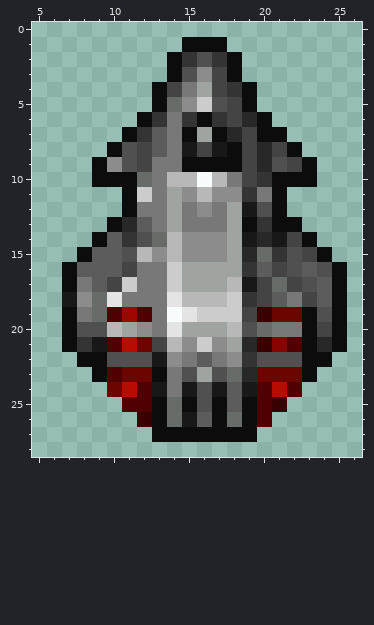
One commit to this pixel-art sprite: X/Data/Textures/Sprites/Ship/Ship.png. The picture above was drawn from the file before the commit.
The file is 32x32 pixels. Colours within 5 levels of each other are drawn and written as one. Shown: x 5..26, y 0..28.
After the commit:
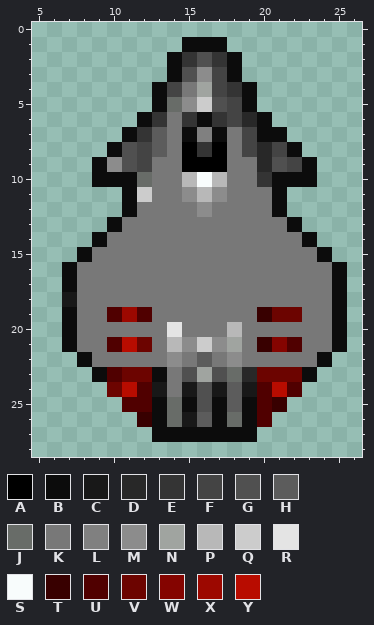
Palette (. is transparent): A #000000  B #0c0c0c  C #181818  D #282828  E #343434  F #444444  G #505050  H #5c5c5c  J #686c68  K #787878  L #808080  M #8c8c8c  N #a0a4a0  P #b8b8b8  Q #cccccc  R #e4e4e4  S #f8fcfc  T #380000  U #500000  V #6c0400  W #840400  X #9c0800  Y #b80c00
Changes in this commit:
The author changed colour B to colour A in row 9 at x 15 to 17.
The author changed colour C to colour A in row 8 at x 15 and 17.
The author changed colour F to colour E in row 8 at x 16.
The author changed colour B to colour K in rows 8 to 9 at x 18; in row 13 at x 19 and 21; in rows 19 to 21 at x 23; in row 22 at x 9 and 23.
The author changed colour C to colour K in row 12 at x 19; in row 14 at x 19 and 21; in row 17 at x 19; in row 21 at x 9; in row 22 at x 13.
The author changed colour D to colour K in row 7 at x 18; in row 13 at x 11; in row 14 at x 20; in row 15 at x 19; in row 21 at x 19 and 24.
The author changed colour E to colour K in row 11 at x 19; in row 13 at x 20; in row 14 at x 11; in row 15 at x 21; in row 16 at x 19; in row 18 at x 19.
The author changed colour E to colour K in row 21 at x 8; in row 22 at x 19.
The author changed colour F to colour K in rows 9 to 10 at x 19; in row 14 at x 22; in row 15 at x 23; in row 16 at x 11 and 21; in row 17 at x 10, 20 and 22; in row 18 at x 20 and 23.
The author changed colour F to colour K in row 19 at x 19; in row 20 at x 24; in row 21 at x 13.
The author changed colour G to colour K in row 12 at x 20; in row 14 at x 12; in row 15 at x 11 and 22; in row 16 at x 22 and 24; in row 17 at x 23; in row 19 at x 24.
The author changed colour G to colour K in row 20 at x 8 to 9 and 19; in row 22 at x 10 to 12 and 20 to 22.
The author changed colour H to colour K in row 13 at x 12; in row 14 at x 10; in row 15 at x 9 to 10; in row 16 at x 8 to 10, 20 and 23; in row 17 at x 9 and 24; in row 18 at x 21 and 24.
The author changed colour J to colour K in row 14 at x 13; in row 15 at x 20; in row 17 at x 21; in rows 18 to 19 at x 9; in row 20 at x 20.
The author changed colour M to colour K in row 11 at x 18; in row 14 at x 15 to 17; in row 15 at x 13 and 15 to 17; in row 18 at x 8; in row 20 at x 12.
The author changed colour N to colour K in row 11 at x 14; in rows 12 to 13 at x 14 and 18; in rows 14 to 15 at x 18; in row 16 at x 15 to 18; in row 17 at x 15 to 17; in row 20 at x 11 and 15 to 17.
The author changed colour P to colour K in row 10 at x 14; in row 14 at x 14; in row 15 at x 12 and 14; in row 17 at x 18; in row 18 at x 15 to 17; in row 20 at x 10.
The author changed colour Q to colour K in row 16 at x 14; in row 17 at x 11 and 14; in row 18 at x 18; in row 19 at x 16 to 18.
The author changed colour R to colour K in row 18 at x 10 and 14; in row 19 at x 15.
The author changed colour S to colour K in row 19 at x 14.
The author changed colour N to colour L in row 7 at x 16.
Boxes around the changes in both pictures, in picture pixels (x1, y1, x2, y2):
changed: (77, 127, 332, 367)
